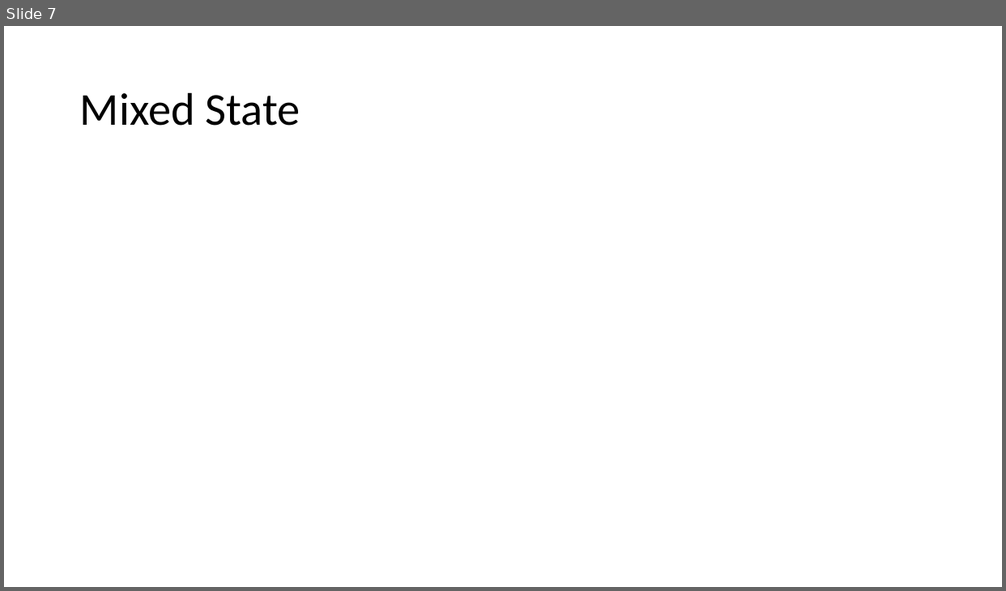
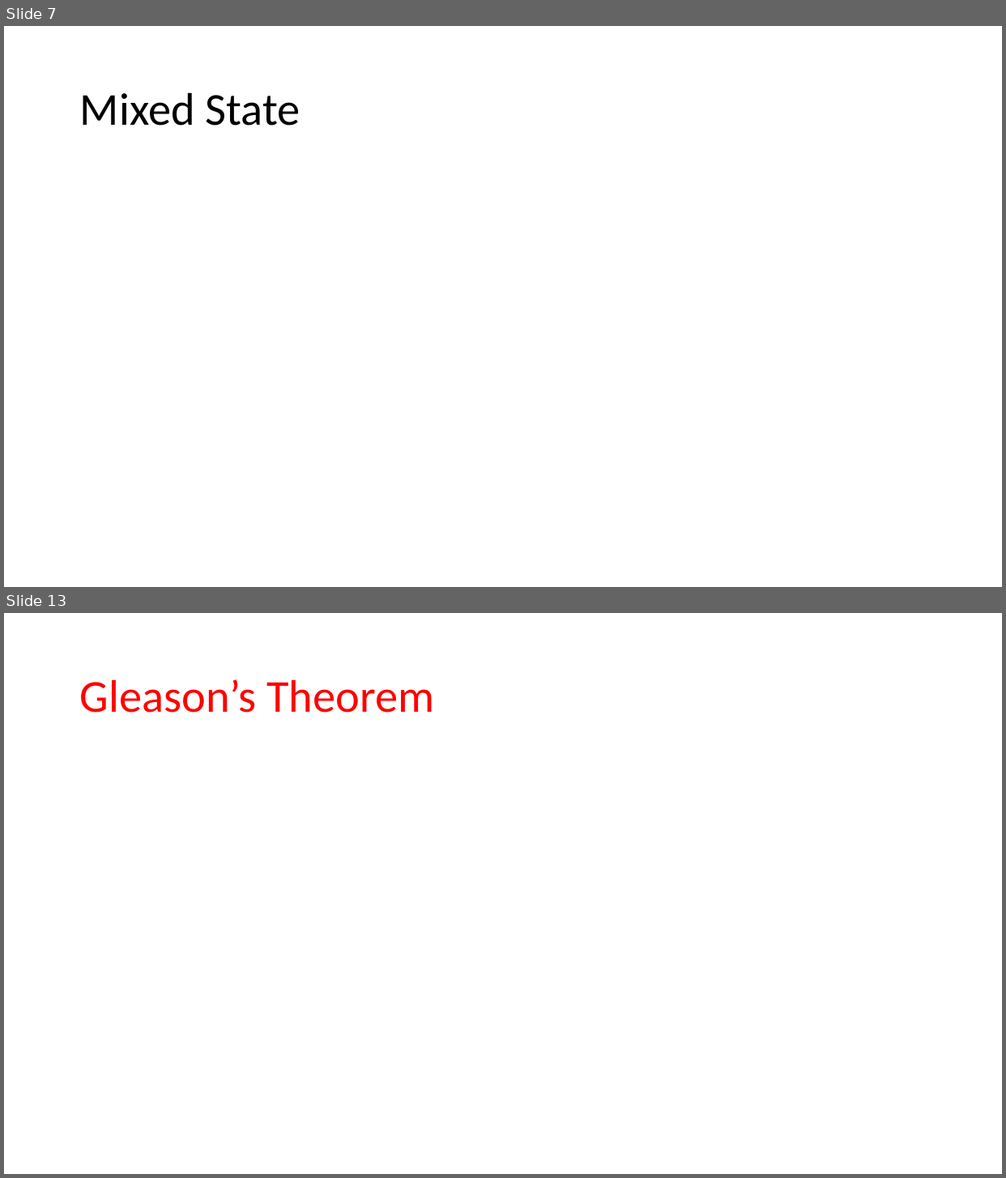
Before and after one commit to yuttai/Contextuality-and-Nonlocality-in-Discrete-Quantum-Theory, a slide deck: defense.pptx. Shown one above the other, each under a label of ours: slide 7 before the commit, slides 7 and 13 after it; the slides between them are not shown. The pictures are 1006x591 and 1006x1178 pixels, drawn with LibreOffice and Linux fonts; fonts in the diff are those of the drawing; grey boxes stand for pictures. Boxes give left, top, right and bottom in pixels: in the first picture for what was removed or moved away, otherwise in the second. Text is boxed around its words. In the diff, an @@ line names an element or a change of style, - is before the commit and + after.

```diff
--- a/defense.pptx
+++ b/defense.pptx
@@ slide 13 added at [4, 613, 1002, 1174], background #FFFFFF @@
@@ title added at [80, 679, 434, 713], 44 pt, text #FF0000 @@
+Gleason’s Theorem
```
Also in this commit, not shown: 1 slide changed, 6 other slides added, 4 other files.
